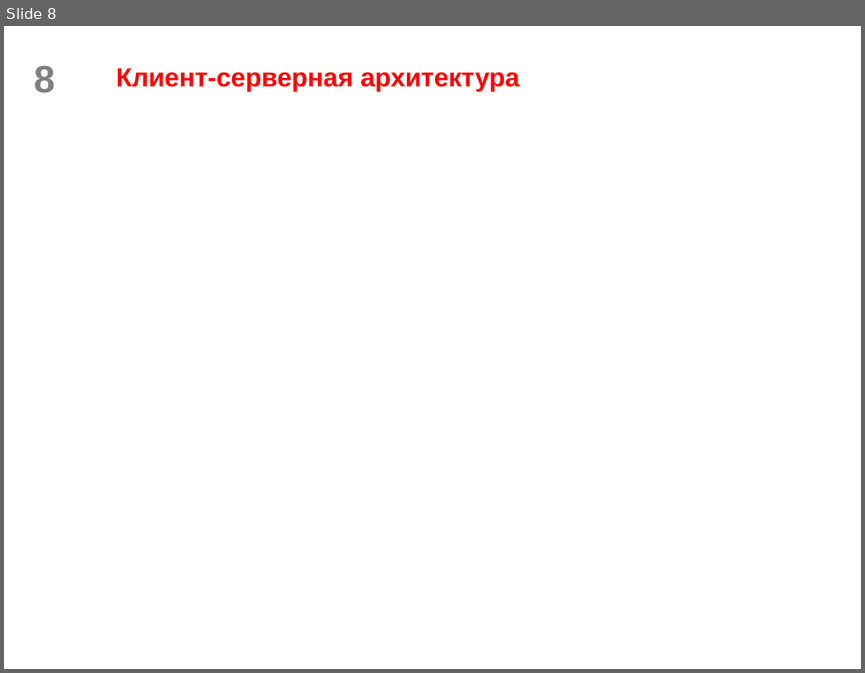
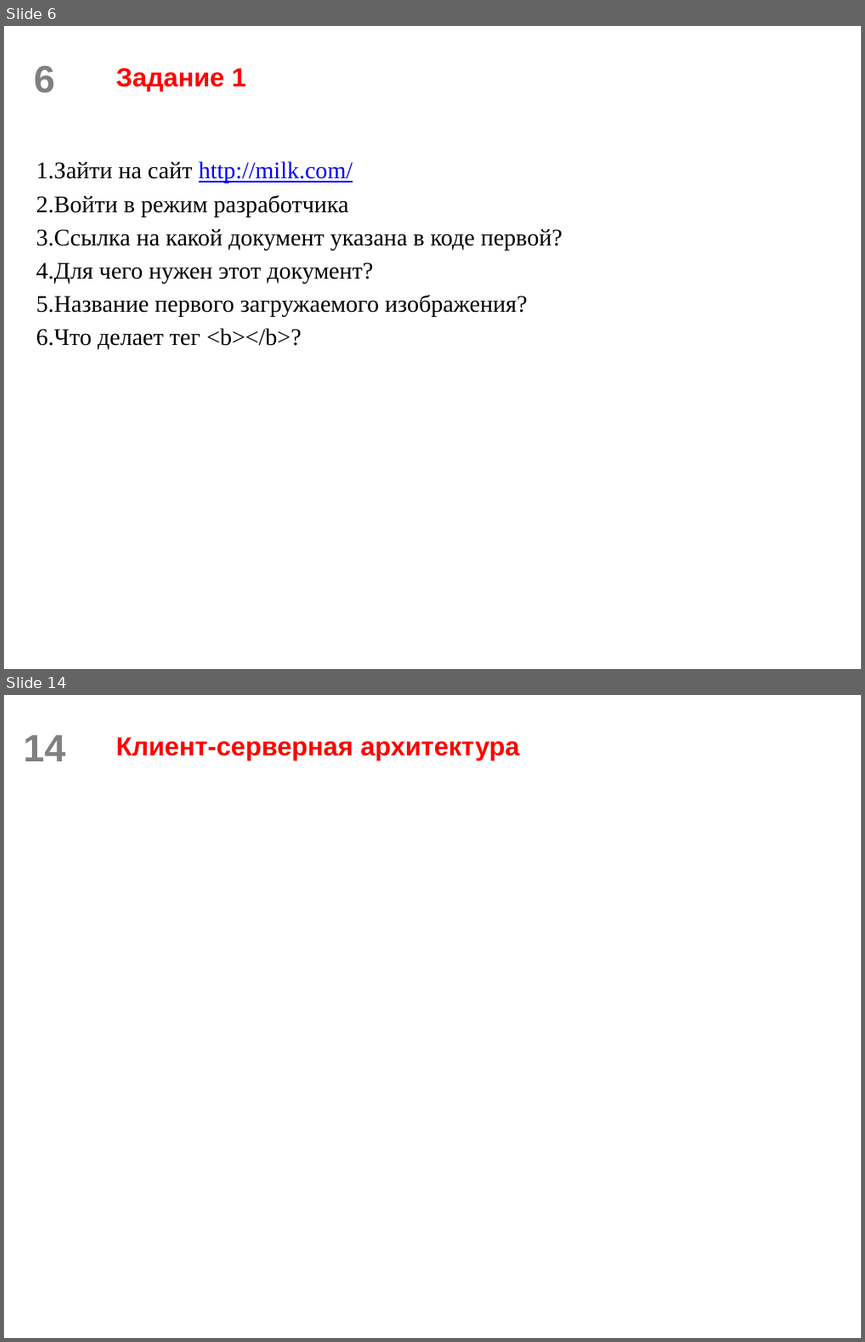
Before and after one commit to scareme/web_flask, a slide deck: Разработка веб-сервисов. Часть 1.pptx. Shown one above the other, each under a label of ours: slide 8 before the commit, slides 6 and 14 after it; the slides between them are not shown. The pictures are 865x673 and 865x1342 pixels, drawn with LibreOffice and Linux fonts; fonts in the diff are those of the drawing; background and template pictures are left out. Boxes give left, top, right and bottom in pixels: in the first picture for what was removed or moved away, otherwise in the second. Text is boxed around its words. In the diff, an @@ line names an element or a change of style, - is before the commit and + after.

```diff
--- a/Разработка веб-сервисов. Часть 1.pptx
+++ b/Разработка веб-сервисов. Часть 1.pptx
@@ slide 6 added at [4, 26, 861, 669], background picture (left out); not listed: 1 template element that a slide beside it also shows @@
@@ title added at [116, 68, 246, 91], 22 pt, text #FF0000, bold @@
+Задание 1
@@ text added at [36, 161, 562, 350], 20 pt, text #000000 @@
+1. Зайти на сайт http://milk.com/
+2. Войти в режим разработчика
+3. Ссылка на какой документ указана в коде первой?
+4. Для чего нужен этот документ?
+5. Название первого загружаемого изображения?
+6. Что делает тег <b></b>?
@@ what was slide 8 is now slide 14 @@
@@ page number at [24, 735, 66, 761]: text changed @@
-8
+14
```
Also in this commit, not shown: 4 slides changed, 10 other slides added, 3 slides removed, 4 other files.
